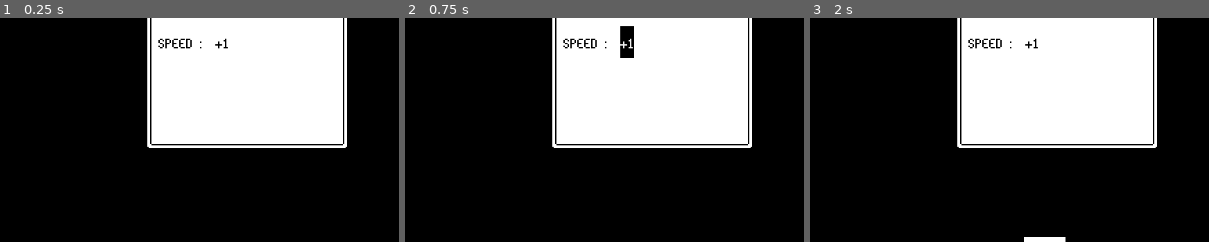
Above: before the commit, frames 1-3 (left to right).
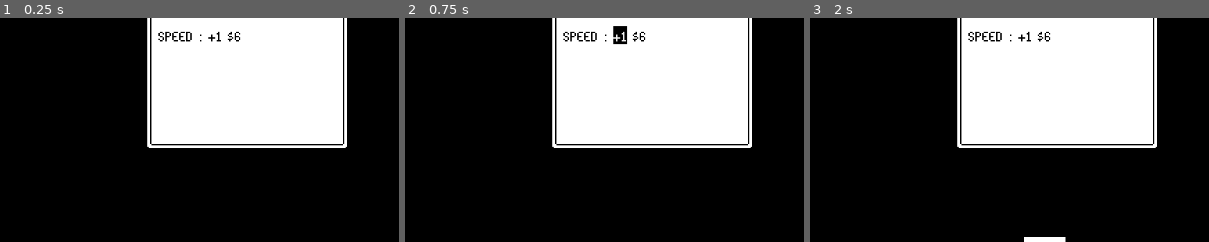
Above: after the commit, the same moments.

Repository: DefineSleep/1bit_bug_destroyer
Game: Godot game, scene res://main menu/upgrade_menu.tscn
Two runs of this game, one before a commit and one after it. Both use one fixed random seed, a clock stepped at 60 frames per second and the inputs below. This scene is started directly instead of the project's main scene.
Inputs:
- Up to frame 1 (0.25 s): no input
- Up to frame 2 (0.75 s): click "+1" at 0.5 s
- Up to frame 3 (2 s): click "BACK" at 1.25 s
The pictures show only the part of the screen within x 23-73%, y 33-83%; the shares and areas given below are measured in that part.

The runs differ from the first frame. In frame 1, 0.6% of the frame differs, in the area x 39-61%, y 5-14%; in frame 2, 1.0%, in the area x 39-61%, y 3-18%; in frame 3, 0.6%.

Commit message:
Update upgrade_menu.tscn

Diff:
--- a/main menu/upgrade_menu.tscn
+++ b/main menu/upgrade_menu.tscn
@@ -31,19 +31,6 @@
 Button/styles/hover = SubResource("StyleBoxFlat_y418x")
 Button/styles/normal = SubResource("StyleBoxFlat_14tee")
 Button/styles/pressed = SubResource("StyleBoxFlat_2qp8i")
-
-[sub_resource type="AtlasTexture" id="AtlasTexture_eomw5"]
-atlas = ExtResource("2_w45nh")
-region = Rect2(607, 642, 78, 14)
-
-[sub_resource type="AtlasTexture" id="AtlasTexture_klix4"]
-atlas = ExtResource("2_w45nh")
-region = Rect2(607, 626, 78, 14)
-
-[sub_resource type="AtlasTexture" id="AtlasTexture_vpcag"]
-atlas = ExtResource("2_w45nh")
-region = Rect2(609, 611, 74, 9)
-margin = Rect2(2, 0, 0, 0)
 
 [node name="upgrade_menu" type="Control"]
 layout_mode = 3
@@ -104,11 +91,15 @@
 metadata/_edit_use_anchors_ = true
 
 [node name="Control" type="Control" parent="screen"]
-anchors_preset = 0
-offset_left = 233.0
-offset_top = 96.0
-offset_right = 273.0
-offset_bottom = 136.0
+layout_mode = 1
+anchor_left = 0.426
+anchor_top = 0.348
+anchor_right = 0.501
+anchor_bottom = 0.493
+offset_left = 0.830063
+offset_top = -0.0480499
+offset_right = -0.0449219
+offset_bottom = -0.0680695
 
 [node name="upgrades_container" type="GridContainer" parent="screen/Control"]
 layout_mode = 0
@@ -120,7 +111,7 @@
 layout_mode = 2
 theme_override_colors/font_color = Color(0, 0, 0, 1)
 theme_override_fonts/font = ExtResource("3_k5s0e")
-text = "SPEED : "
+text = "SPEED :"
 
 [node name="amount" type="Button" parent="screen/Control/upgrades_container"]
 layout_mode = 2
@@ -129,6 +120,9 @@
 
 [node name="price" type="Label" parent="screen/Control/upgrades_container"]
 layout_mode = 2
+theme_override_colors/font_color = Color(0, 0, 0, 1)
+theme_override_fonts/font = ExtResource("3_k5s0e")
+text = "$6"
 
 [node name="Camera2D" type="Camera2D" parent="."]
 position = Vector2(288, 162)
@@ -149,19 +143,3 @@
 patch_margin_bottom = 50
 axis_stretch_horizontal = 1
 axis_stretch_vertical = 1
-
-[node name="TextureProgressBar" type="TextureProgressBar" parent="."]
-layout_mode = 1
-anchors_preset = -1
-anchor_left = 0.333
-anchor_top = 1.086
-anchor_right = 0.722
-anchor_bottom = 1.21
-offset_left = 0.192001
-offset_top = 0.135986
-offset_right = 0.12796
-offset_bottom = -0.0400085
-nine_patch_stretch = true
-texture_under = SubResource("AtlasTexture_eomw5")
-texture_over = SubResource("AtlasTexture_klix4")
-texture_progress = SubResource("AtlasTexture_vpcag")
Not shown: 1 places in main menu/upgrade_menu.tscn that only renumber resources
